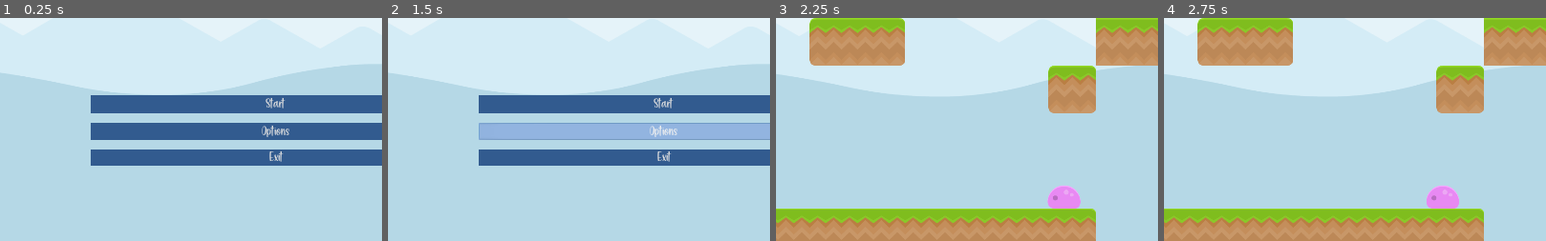
Above: before the commit, frames 1-4 (left to right).
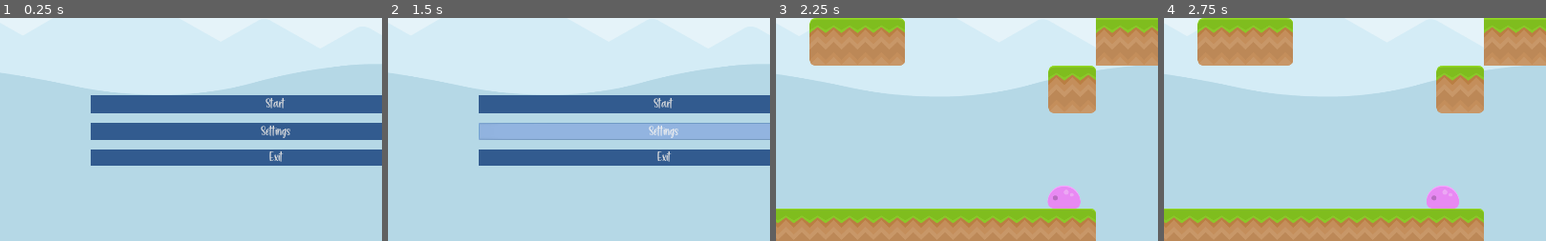
Above: after the commit, the same moments.

Repository: hellensoloviy/murio
Game: Godot game, scene res://scenes/UI/Menu.tscn
Two runs of this game, one before a commit and one after it. Both use one fixed random seed, a clock stepped at 60 frames per second and the inputs below.
Inputs (mouse positions are % of the whole screen's width and height, from its top left):
- Up to frame 1 (0.25 s): no input
- Up to frame 2 (1.5 s): click (50, 75) at 0.5 s, where only the run before the commit has a clickable "Options"; click (50, 75) at 1.25 s, where only the run after the commit has a clickable "Settings"
- Up to frame 3 (2.25 s): click "Start" at 2 s
- Up to frame 4 (2.75 s): no input
The pictures show only the part of the screen within x 14-64%, y 50-100%; the shares and areas given below are measured in that part.

The runs differ from the first frame. In frame 1, 0.2% of the frame differs, in the area x 68-76%, y 48-54%; in frame 2, 0.2%; in frame 3, nothing differs; in frame 4, nothing differs.

Commit message:
update menu (settings option)

Diff:
--- a/scenes/UI/Menu.gd
+++ b/scenes/UI/Menu.gd
@@ -11,3 +11,7 @@
 
 func _on_start_button_pressed():
 	get_tree().change_scene(start_game_path)
+
+
+func _on_settings_button_pressed():
+	pass # Replace with function body.
--- a/scenes/UI/Menu.tscn
+++ b/scenes/UI/Menu.tscn
@@ -102,16 +102,17 @@
 "_edit_use_anchors_": false
 }
 
-[node name="options_button" type="Button" parent="VBoxContainer"]
+[node name="settings_button" type="Button" parent="VBoxContainer"]
 margin_top = 153.0
 margin_right = 991.0
 margin_bottom = 197.0
 rect_min_size = Vector2( 0, 44 )
 rect_pivot_offset = Vector2( 339.611, 22 )
+input_pass_on_modal_close_click = false
 custom_styles/hover = SubResource( 1 )
 custom_styles/normal = SubResource( 2 )
 custom_fonts/font = SubResource( 4 )
-text = "Options"
+text = "Settings"
 __meta__ = {
 "_edit_use_anchors_": false
 }
@@ -143,4 +144,5 @@
 }
 
 [connection signal="pressed" from="VBoxContainer/start_button" to="." method="_on_start_button_pressed"]
+[connection signal="pressed" from="VBoxContainer/settings_button" to="." method="_on_settings_button_pressed"]
 [connection signal="pressed" from="VBoxContainer/exit_button" to="." method="_on_exit_button_pressed"]
